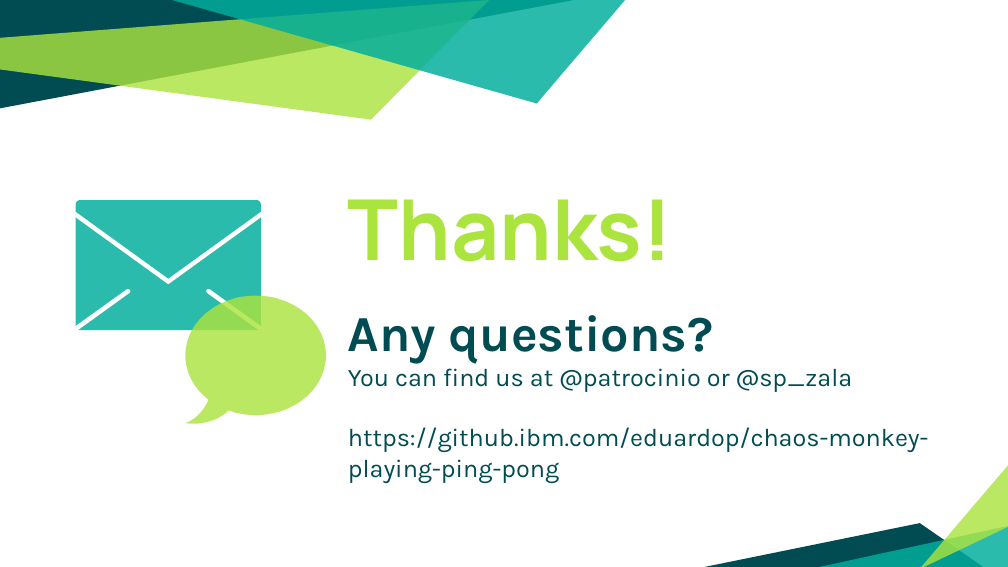
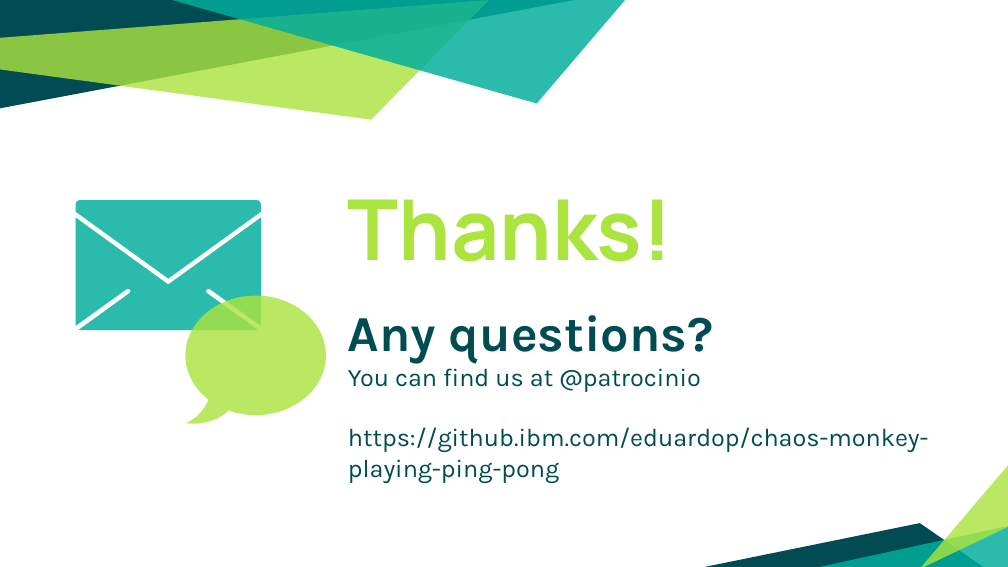
Before and after one commit to patrocinio/chaos-monkey-playing-ping-pong, a slide deck: slide 41 of Presentation/Kubernetes-Resilience.pptx (slide 44 before the commit). Drawn at 1008x567 pixels with LibreOffice and Linux fonts; fonts in the diff are those of the drawing. Boxes give left, top, right and bottom in pixels: in the first picture for what was removed or moved away, otherwise in the second. Text is boxed around its words. In the diff, an @@ line names an element or a change of style, - is before the commit and + after.

Commit message:
Update presentation

```diff
--- a/Presentation/Kubernetes-Resilience.pptx
+++ b/Presentation/Kubernetes-Resilience.pptx
@@ subtitle at [348, 363, 701, 392]: text changed @@
-You can find us at @patrocinio or @sp_zala
+You can find us at @patrocinio
```
Also in this commit, not shown: 3 slides removed.
